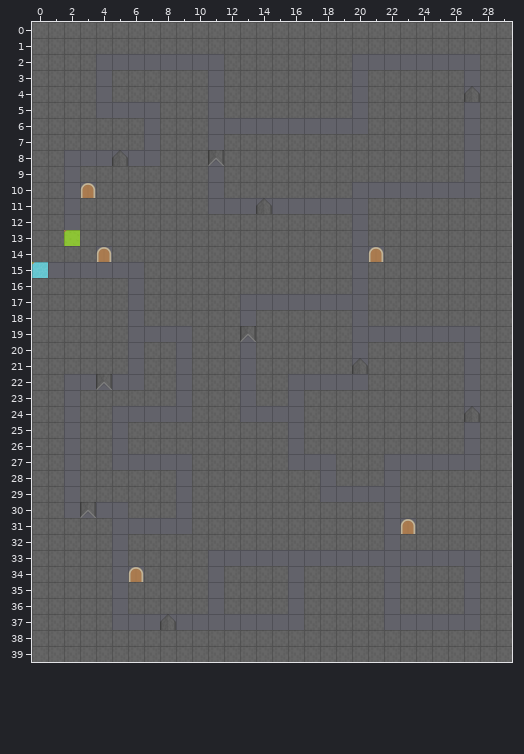
A Tiled map gets an edit: android/assets/DungeonEscape_Map.tmx. That is the earlier state.
Cells are 64x64 px. Shown: x 0..29, y 0..39.
And afterwards:
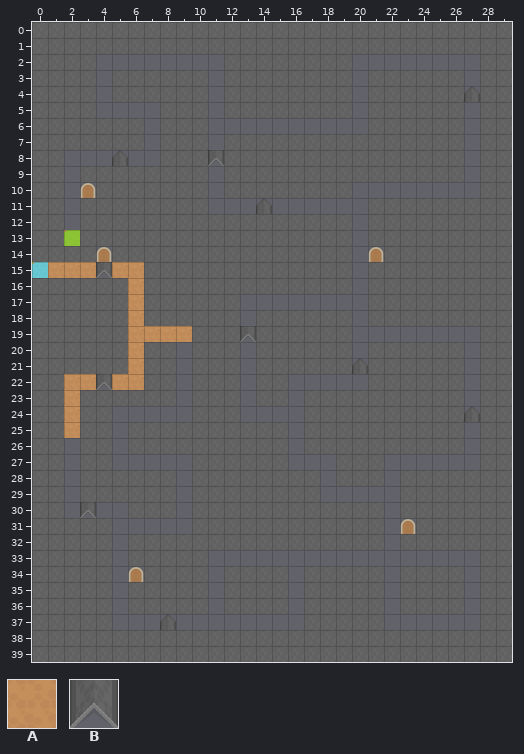
Key: from "TemporaryTileset": A 26, B 133.
_ is an empty cell.
Tiles of an added or newly shown layer are drawn over the layers below it.
The author wrote: Movement bug fixed, added working trap
The edit:
{"where": "layer \"Road\""}
{"y":15,"x":1,"old":"___","new":"AAA"}
{"y":15,"x":5,"old":"__","new":"AA"}
{"y":16,"x":6,"old":"_","new":"A"}
{"y":17,"x":6,"old":"_","new":"A"}
{"y":18,"x":6,"old":"_","new":"A"}
{"y":19,"x":6,"old":"____","new":"AAAA"}
{"y":20,"x":6,"old":"_","new":"A"}
{"y":21,"x":6,"old":"_","new":"A"}
{"y":22,"x":2,"old":"__","new":"AA"}
{"y":22,"x":5,"old":"__","new":"AA"}
{"y":23,"x":2,"old":"_","new":"A"}
{"y":24,"x":2,"old":"_","new":"A"}
{"y":25,"x":2,"old":"_","new":"A"}
{"where": "layer \"UpTrap\" (added)"}
{"y":15,"x":4,"old":"_","new":"B"}
{"label":"added","picture_box":[48,262,192,438]}
